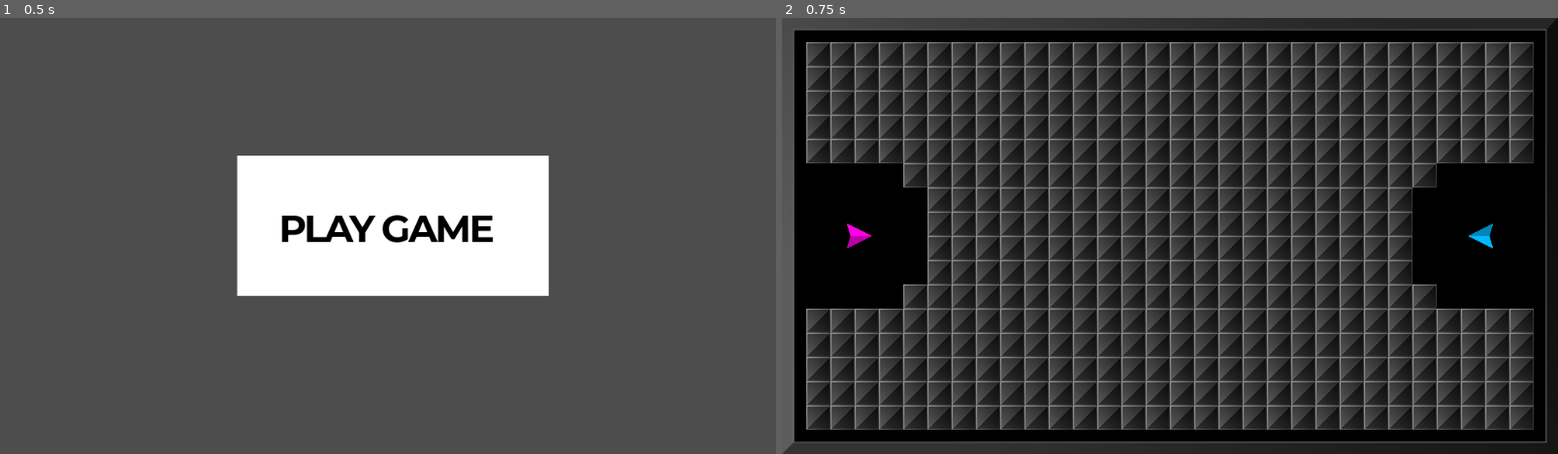
Above: before the commit, frames 1-2 (left to right).
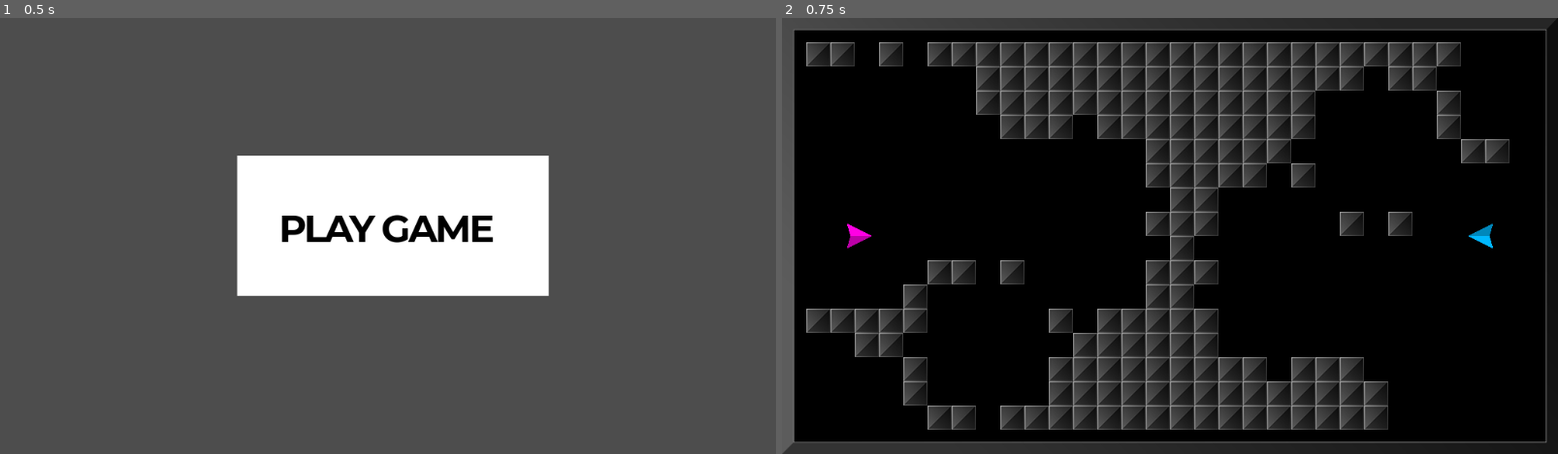
Above: after the commit, the same moments.

Repository: outrightmental/Blockbusters
Game: Godot game, scene res://scenes/main.tscn
Same seed, same stepped clock (60 frames per second), same inputs: the game is played once before the commit and once after it.
Inputs (mouse positions are in pixels of both pictures, inside the frame that each line leads up to):
- Up to frame 1 (0.5 s): no input
- Up to frame 2 (0.75 s): click (1177, 222) at 0.5 s

Frame 1 is identical in both runs. In frame 2, 40% of the frame differs, in the area x 3-97%, y 5-95%.

Commit message:
gaps in blocks

Diff:
--- a/scenes/play_game.gd
+++ b/scenes/play_game.gd
@@ -13,6 +13,7 @@
 const GRID_ROWS = 16
 const GRID_MARGIN = 32
 const BLOCK_SHIP_CLEARANCE_RADIUS = 100
+const GAP_COUNT = 8
 var grid: Dictionary              = {}
 
 
@@ -22,12 +23,20 @@
 	var player_1               = _spawn_player(1, Vector2(viewport_size.x * 0.1, viewport_size.y * 0.5), 0)
 	var player_2               = _spawn_player(2, Vector2(viewport_size.x * 0.9, viewport_size.y * 0.5), PI)
 
+	# Randomly pick locations for 3 gaps
+	var gap_positions: Array[Vector2] = [player_1.position, player_2.position]
+	for i in range(GAP_COUNT):
+		var gap_x: int = randi() % (GRID_COLS / 2)
+		var gap_y: int = randi() % GRID_ROWS
+		gap_positions.append(_grid_position(gap_x, gap_y))
+		gap_positions.append(_grid_position(GRID_COLS - gap_x, GRID_ROWS - gap_y))
+
 	#	var grid_pos: Vector2
 	for x in range(GRID_COLS):
 		for y in range(GRID_ROWS):
 			if (!grid.has(x)):
 				grid[x] = {}
-			if (_is_clear_of_all(BLOCK_SHIP_CLEARANCE_RADIUS, _grid_position(x, y), [player_1.position, player_2.position])):
+			if (_is_clear_of_all(BLOCK_SHIP_CLEARANCE_RADIUS, _grid_position(x, y), gap_positions)):
 				grid[x][y] = GridType.BLOCK
 			else:
 				grid[x][y] = GridType.EMPTY
